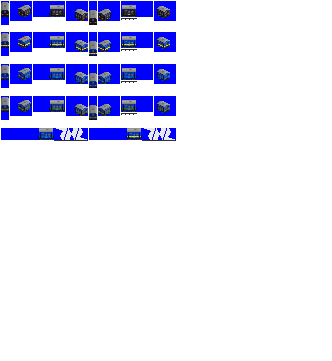
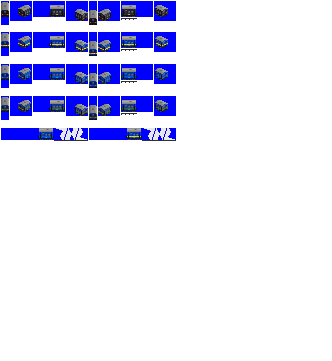
Layers edited between the first and the second 332px x 361px image:
painted on "yo 9000" over [155, 5, 170, 113]
